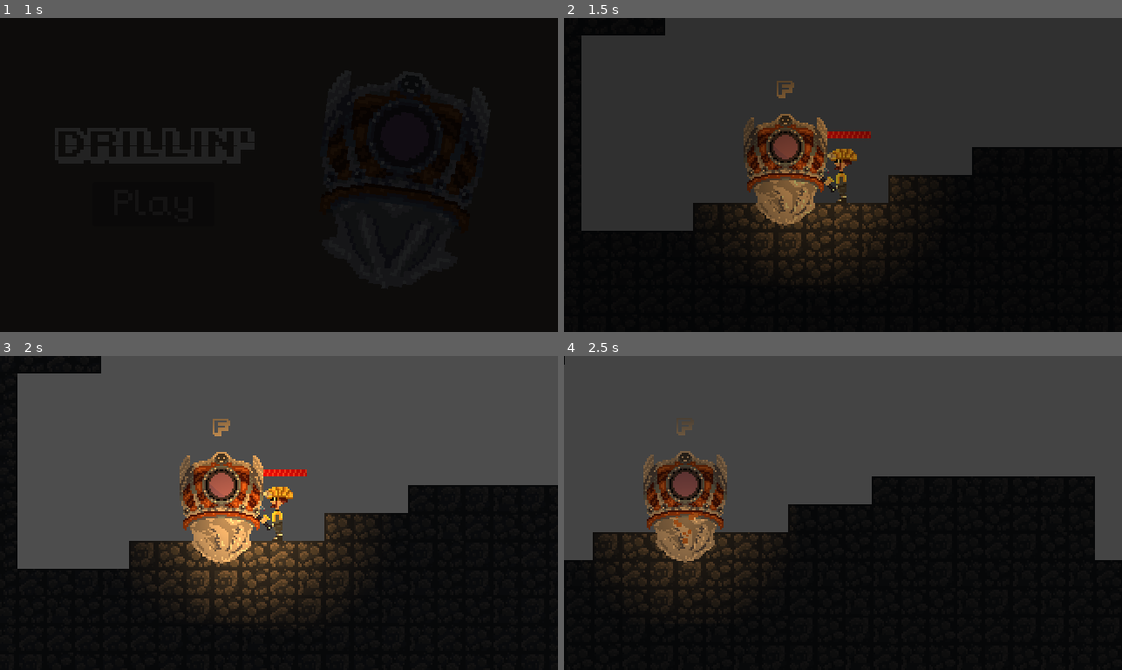
Above: before the commit, frames 1-4 (two rows, left to right).
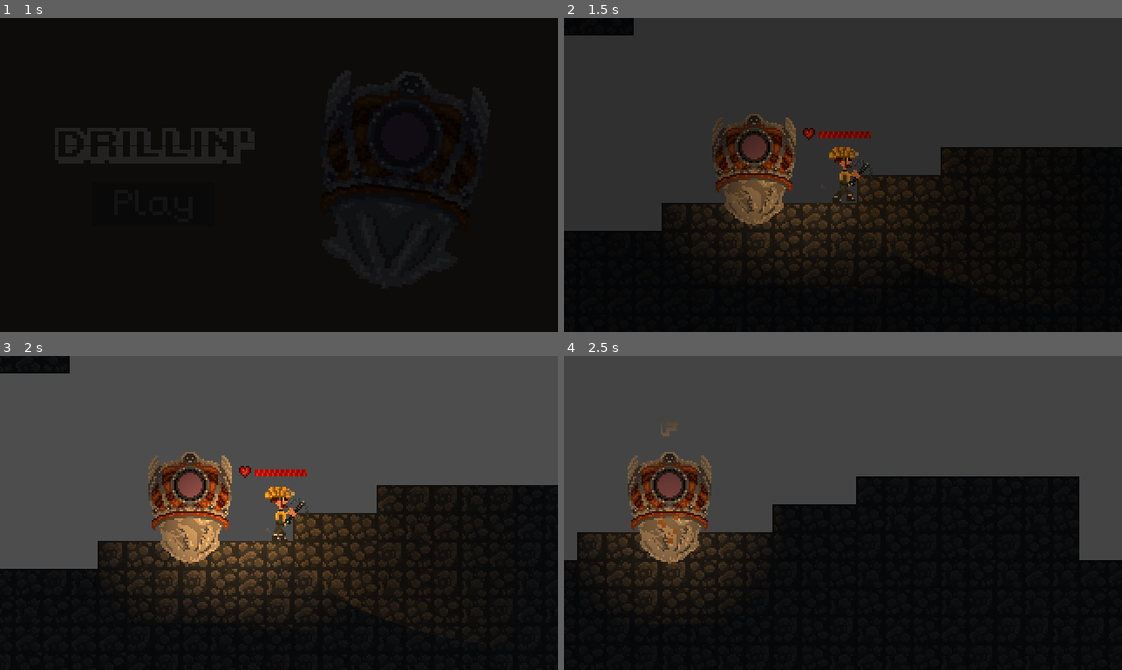
Above: after the commit, the same moments.

Repository: AmazinAxel/drillin
Game: Godot game, scene res://scenes/UI/PlayUI.tscn
The game is run twice, just before and just after one commit, with the same random seed, the same clock (stepped at 60 frames per second) and the same inputs.
Inputs (mouse positions are in pixels of both pictures, inside the frame that each line leads up to):
- Up to frame 1 (1 s): click "Play" at 0.5 s
- Up to frame 2 (1.5 s): move the mouse to (965, 159) at 1.27 s; press the mouse at (965, 159) at 1.28 s; hold D (right) from 1.28 s (still down)
- Up to frame 3 (2 s): keep holding D (right)
- Up to frame 4 (2.5 s): move the mouse to (731, 528) at 2.02 s; release D (right) at 2.03 s; release the mouse at (731, 528) at 2.03 s; hold A (left) from 2.03 s (still down); tap F (interact) at 2.1 s

Frame 1 is identical in both runs. In frame 2, 11% of the frame differs, in the area x 0-74%, y 0-84%; in frame 3, 14%, in the area x 0-84%, y 0-91%; in frame 4, 6.8%.
Error before the commit: Parse Error: Expected statement, found "Indent" instead. (res://scenes/Player/playerMovement.gd:152)

Commit message:
fixed bugs

Diff:
--- a/scenes/Player/playerMovement.gd
+++ b/scenes/Player/playerMovement.gd
@@ -100,11 +100,7 @@
 	await get_tree().create_timer(0.15).timeout
 	modulate = Color.WHITE
 	if Globals.health <= 0:
-		get_tree().change_scene_to_file("res://scenes/DeathUI.tscn")
-		Globals.health = 100;
-		Globals.level = 1;
-		Globals.damageReduction = 1;
-		Globals.shootSpeed = 1;
+		die()
 
 func _unhandled_input(event: InputEvent) -> void:
 	if event.is_action_pressed("attack") and not isAttacking:
@@ -149,7 +145,6 @@
 		return
 
 	pickaxeAttackArea.monitoring = false
-		die()
 
 func die():
 	is_dead = true
@@ -159,7 +154,6 @@
 	sprite.play("death")
 	skullParticles.emitting = true
 
-	# Wait 2 seconds then fade (no dependency on animation)
 	get_tree().create_timer(2.0).timeout.connect(_on_death_timer_done, CONNECT_ONE_SHOT)
 
 func _on_death_timer_done():
Not shown, added: scenes/Player/Player.tscn4690431495.tmp
